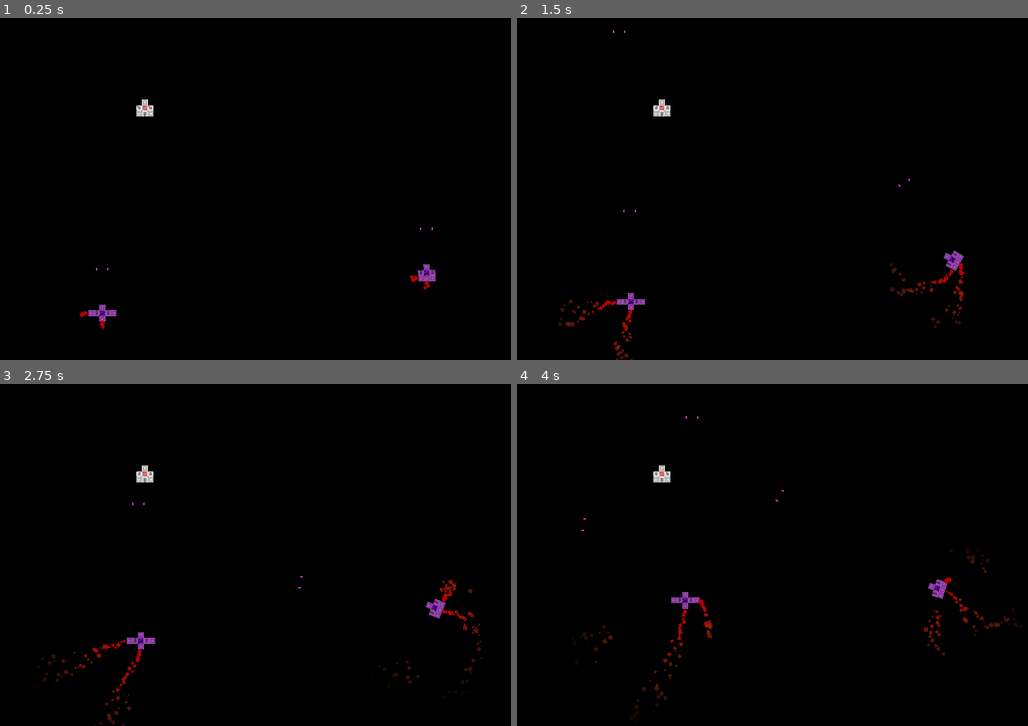
Above: before the commit, frames 1-4 (two rows, left to right).
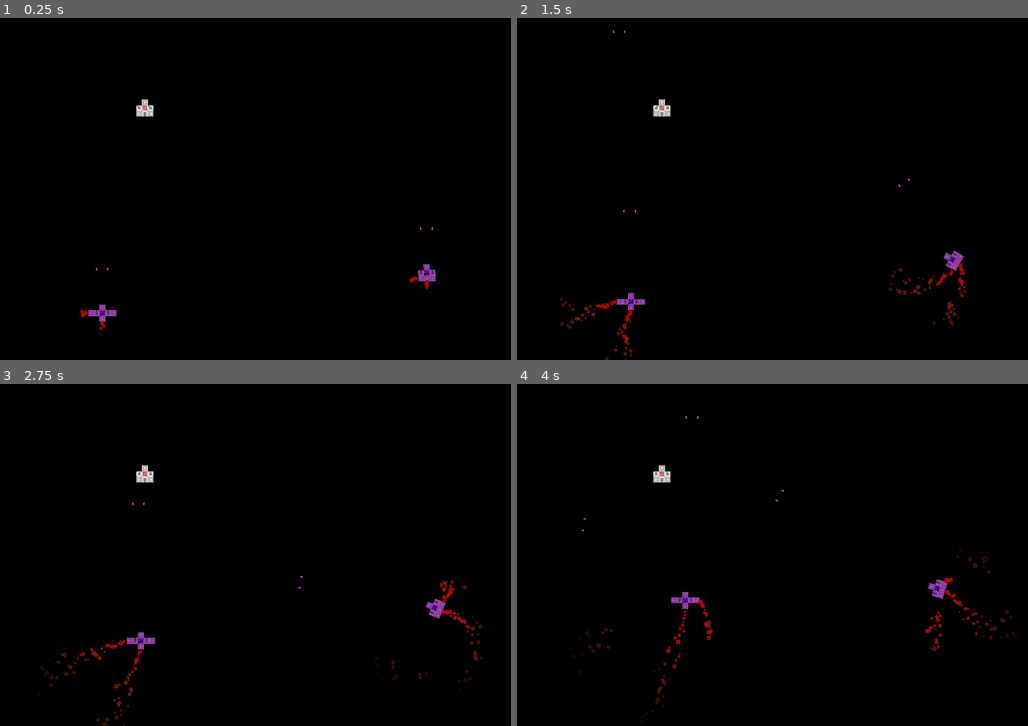
Above: after the commit, the same moments.

Repository: lucasericsson222/ModularSpaceships
Game: Godot game, scene res://Space.tscn
Two runs of this game, one before a commit and one after it. Both use one fixed random seed, a clock stepped at 60 frames per second and the inputs below.
Inputs (mouse positions are in pixels of both pictures, inside the frame that each line leads up to):
- Up to frame 1 (0.25 s): no input
- Up to frame 2 (1.5 s): tap Enter at 0.5 s; move the mouse to (654, 113) at 0.52 s; click (654, 113) at 0.67 s; move the mouse to (665, 113) at 1.27 s; click (665, 113) at 1.42 s
- Up to frame 3 (2.75 s): move the mouse to (143, 469) at 2.02 s; click (143, 469) at 2.17 s
- Up to frame 4 (4 s): move the mouse to (660, 479) at 2.77 s; click (660, 479) at 2.92 s; move the mouse to (654, 472) at 3.52 s; click (654, 472) at 3.67 s

The runs differ from the first frame. In frame 1, less than 0.1% of the frame differs, in the area x 15-85%, y 75-92%; in frame 2, 0.7%; in frame 3, 0.9%; in frame 4, 0.9%, in the area x 12-98%, y 49-97%.

Commit message:
Update Space.tscn

Diff:
--- a/Space.tscn
+++ b/Space.tscn
@@ -6,11 +6,11 @@
 
 [node name="Space" type="Node2D"]
 
-[node name="Core" parent="." instance=ExtResource( 1 )]
-position = Vector2( 1523.57, 948.278 )
+[node name="EvilCore2" parent="." instance=ExtResource( 3 )]
+position = Vector2( 1073.43, 3110.49 )
 
 [node name="EvilCore" parent="." instance=ExtResource( 2 )]
 position = Vector2( 4482.39, 2684.98 )
 
-[node name="EvilCore2" parent="." instance=ExtResource( 3 )]
-position = Vector2( 1073.43, 3110.49 )
+[node name="Core" parent="." instance=ExtResource( 1 )]
+position = Vector2( 1523.57, 948.278 )
